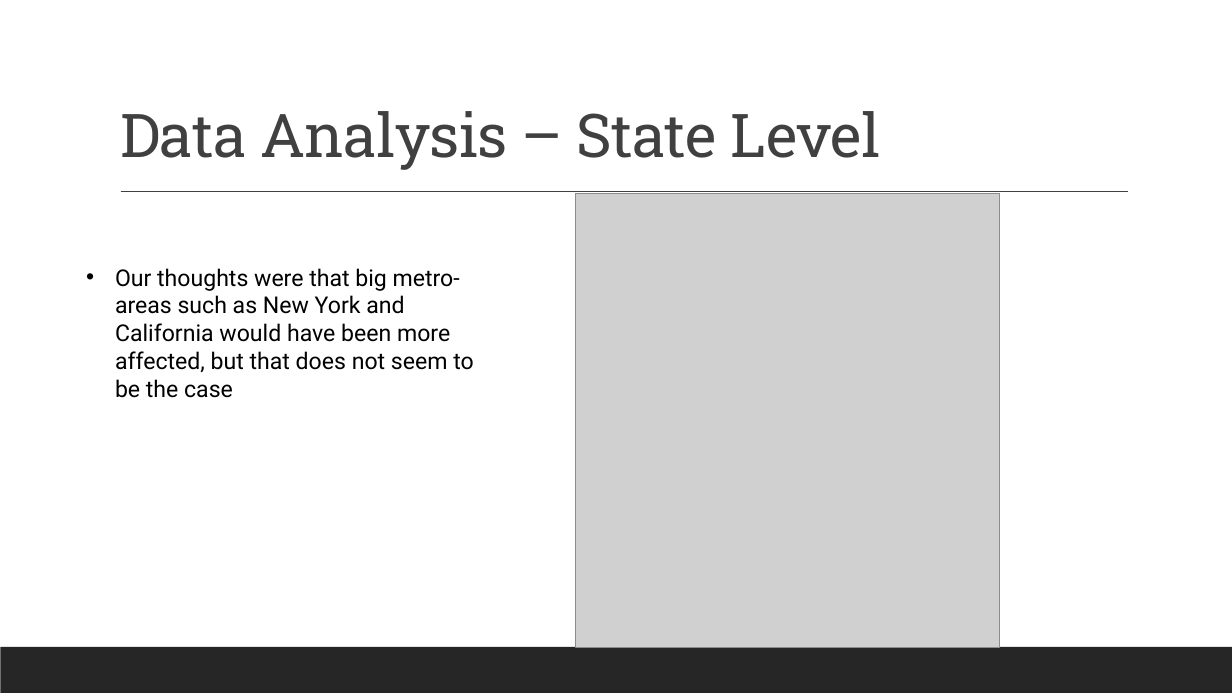
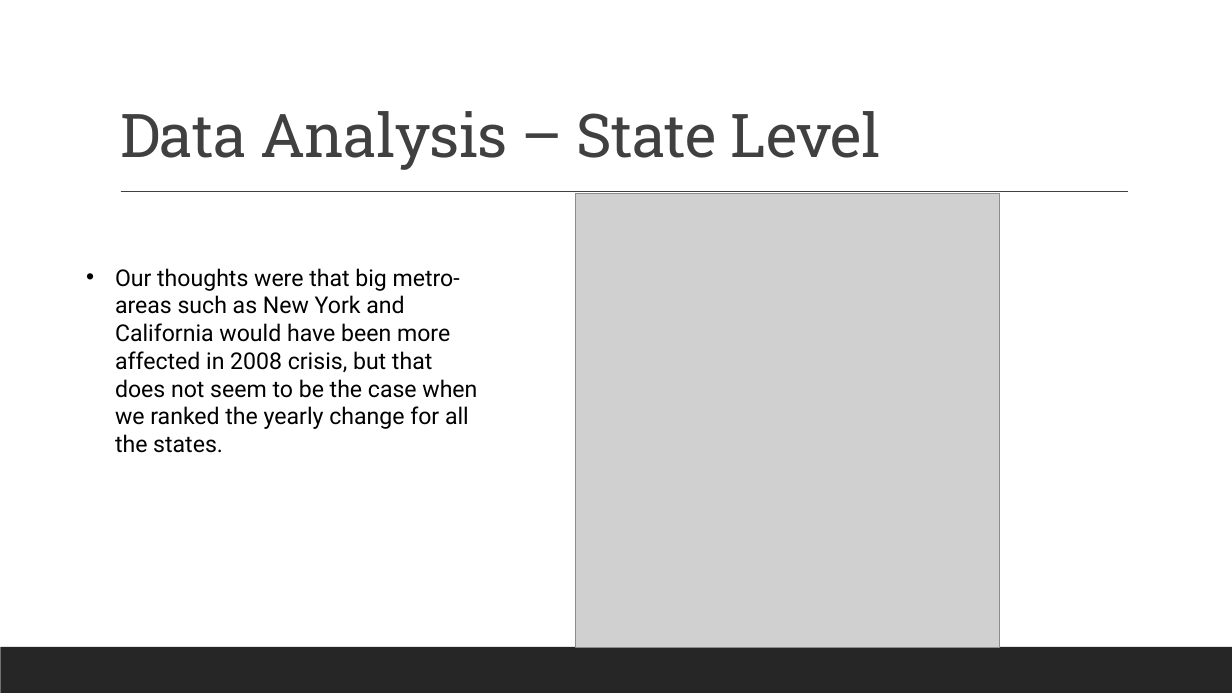
Before and after one commit to rsimeonoglou/group-project-1, a slide deck: slide 19 of Presentations/Stock Market Vs Unemployment v2.pptx. Drawn at 1232x693 pixels with LibreOffice and Linux fonts; fonts in the diff are those of the drawing; grey boxes stand for pictures. Boxes give left, top, right and bottom in pixels: in the first picture for what was removed or moved away, otherwise in the second. Text is boxed around its words. In the diff, an @@ line names an element or a change of style, - is before the commit and + after.

```diff
--- a/Presentations/Stock Market Vs Unemployment v2.pptx
+++ b/Presentations/Stock Market Vs Unemployment v2.pptx
@@ text at box(115, 268, 477, 453): text changed @@
-• Our thoughts were that big metro-areas such as New York and California would have been more affected, but that does not seem to be the case
+• Our thoughts were that big metro-areas such as New York and California would have been more affected in 2008 crisis, but that does not seem to be the case when we ranked the yearly change for all the states.
```
Also in this commit, not shown: 3 other slides changed, 10 other files.
